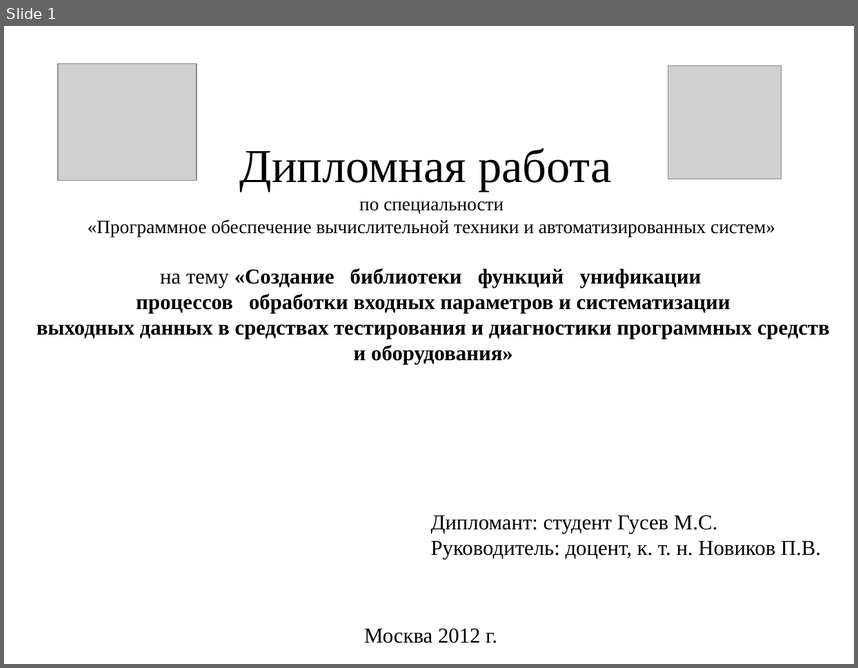
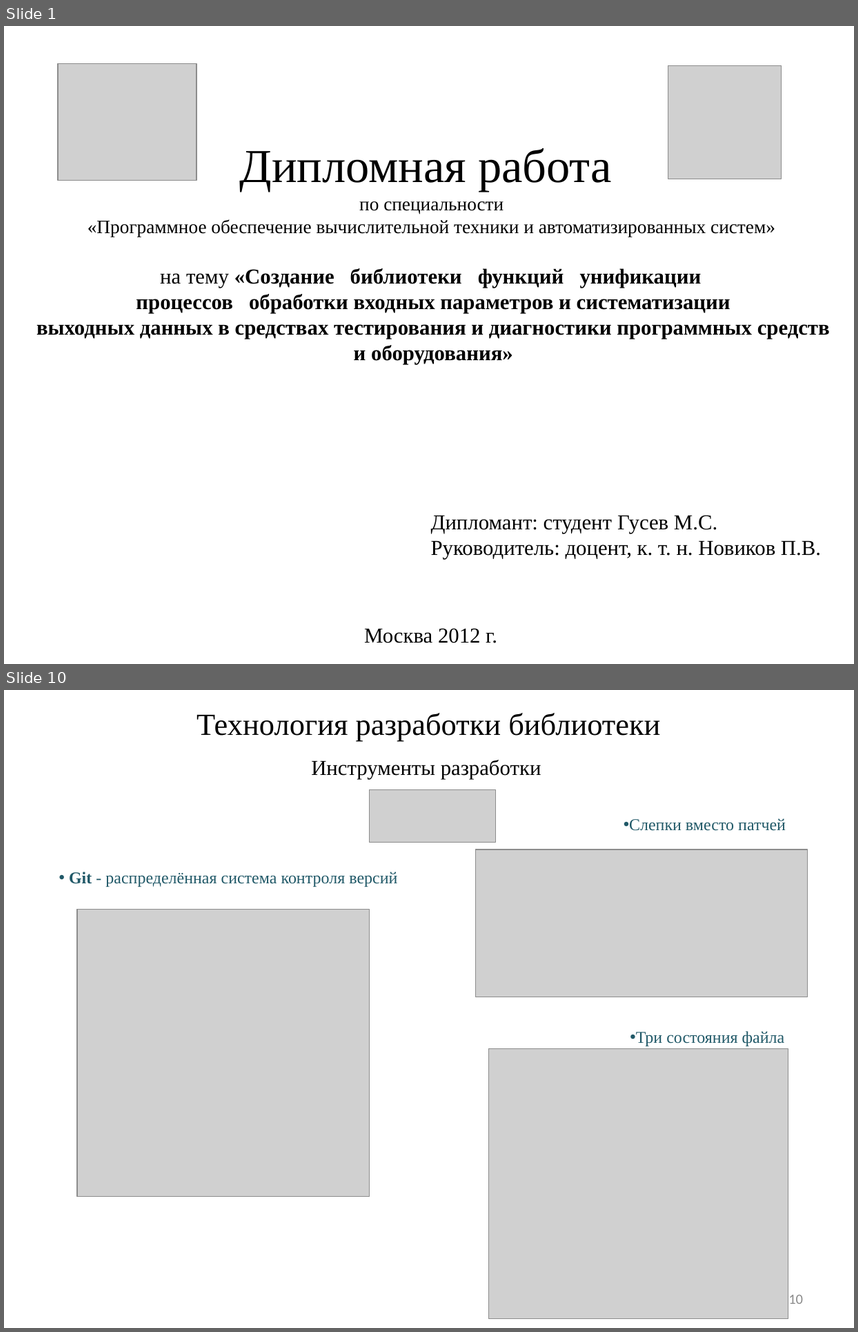
Before and after one commit to nwcfang/diplom_report, a slide deck: presentation/presentation.pptx. Shown one above the other, each under a label of ours: slide 1 before the commit, slides 1 and 10 after it; the slides between them are not shown. The pictures are 858x668 and 858x1332 pixels, drawn with LibreOffice and Linux fonts; fonts in the diff are those of the drawing; grey boxes stand for pictures. Boxes give left, top, right and bottom in pixels: in the first picture for what was removed or moved away, otherwise in the second. Text is boxed around its words. In the diff, an @@ line names an element or a change of style, - is before the commit and + after.

```diff
--- a/presentation/presentation.pptx
+++ b/presentation/presentation.pptx
@@ slide 10 added at bbox=[4, 690, 854, 1328], background #FFFFFF @@
@@ title added at bbox=[197, 713, 660, 741], 26 pt, text #000000 @@
+Технология разработки библиотеки
@@ text added at bbox=[311, 760, 542, 779], 18 pt, text #000000 @@
+Инструменты разработки
@@ picture added at bbox=[370, 789, 495, 842] @@
@@ text added at bbox=[629, 818, 786, 831], 14 pt, text #215968 @@
+• Слепки вместо патчей
@@ picture added at bbox=[476, 849, 808, 996] @@
@@ text added at bbox=[69, 871, 397, 887], 14 pt, text #215968 @@
+• Git - распределённая система контроля версий
@@ picture added at bbox=[77, 909, 370, 1196] @@
@@ text added at bbox=[636, 1031, 785, 1046], 14 pt, text #215968 @@
+• Три состояния файла
@@ picture added at bbox=[488, 1049, 788, 1318] @@
@@ page number added at bbox=[789, 1294, 803, 1303], 12 pt, text #8C8C8C @@
+10
```
Also in this commit, not shown: 2 slides changed, 9 other slides added, 10 other files.
